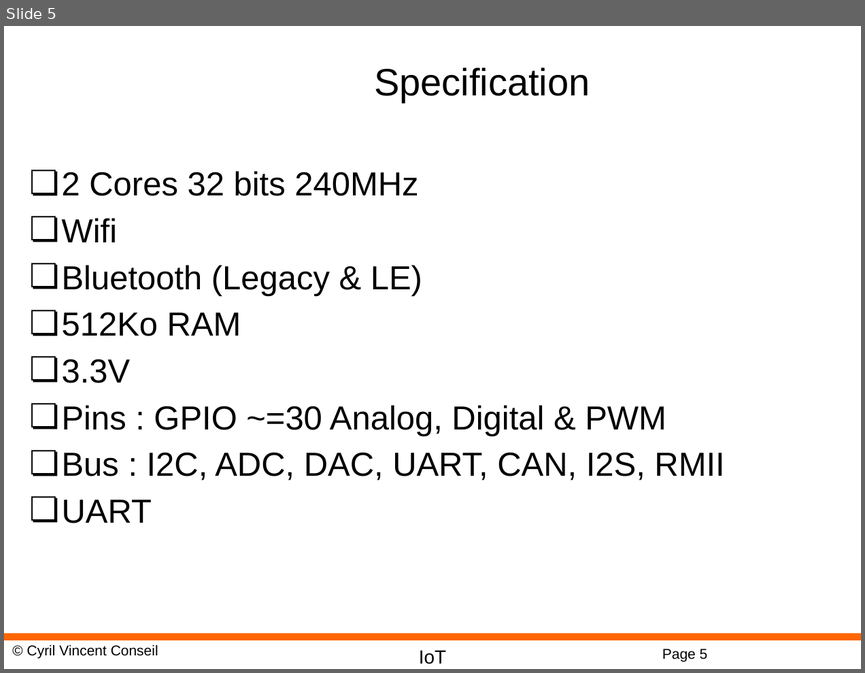
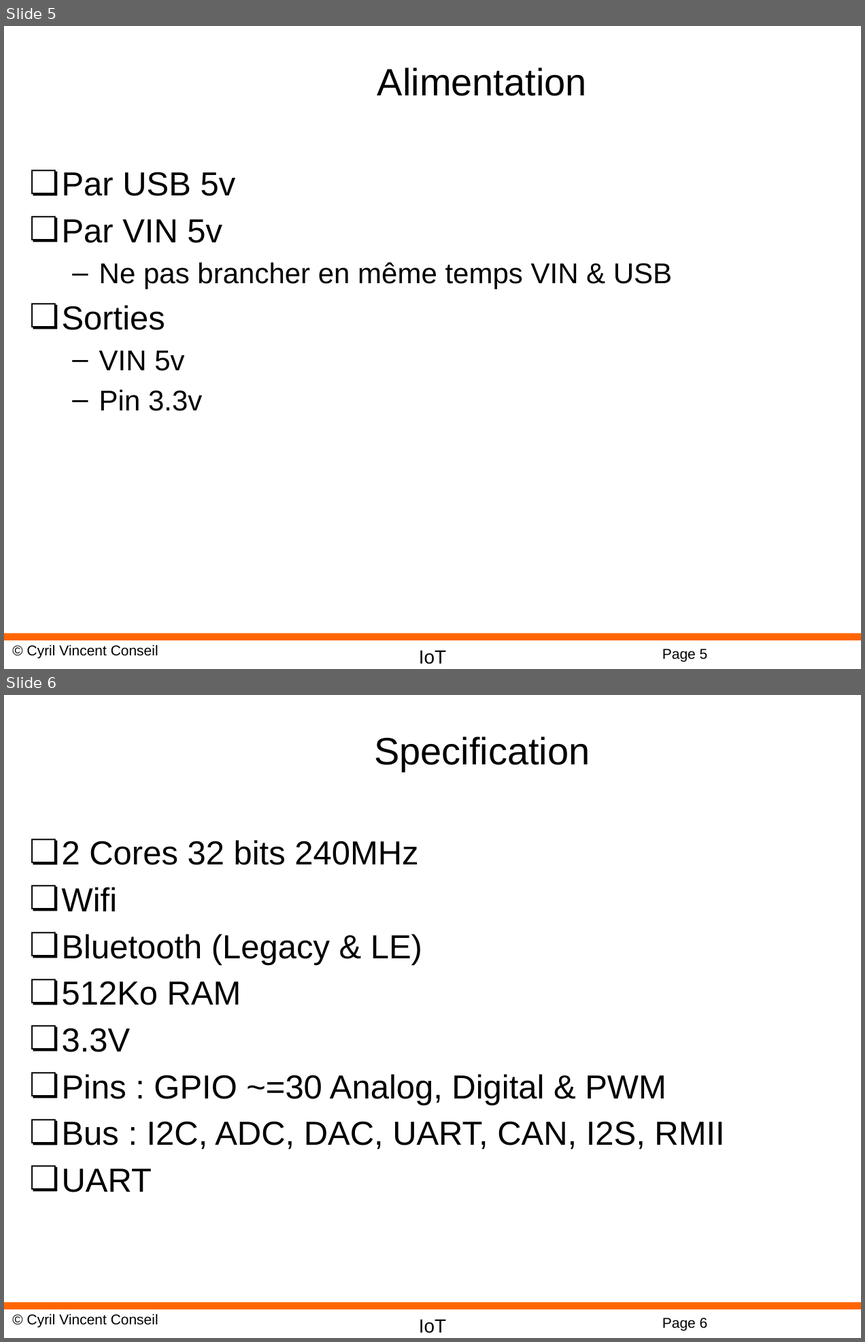
Before and after one commit to cyrilvincent/IoT, a slide deck: ppt/IoT17-ESP32.pptx. Shown one above the other, each under a label of ours: slide 5 before the commit, slides 5 and 6 after it. The pictures are 865x673 and 865x1342 pixels, drawn with LibreOffice and Linux fonts; fonts in the diff are those of the drawing; background and template pictures are left out. Boxes give left, top, right and bottom in pixels: in the first picture for what was removed or moved away, otherwise in the second. Text is boxed around its words. In the diff, an @@ line names an element or a change of style, - is before the commit and + after.

```diff
--- a/ppt/IoT17-ESP32.pptx
+++ b/ppt/IoT17-ESP32.pptx
@@ slide 5 added at box(4, 26, 861, 669), background #FFFFFF; not listed: 4 template elements that a slide beside it also shows @@
@@ title added at box(377, 67, 587, 96), 32 pt, text #000000 @@
+Alimentation
@@ text added at box(62, 172, 672, 411), 24 pt, text #000000 @@
+❏ Par USB 5v
+❏ Par VIN 5v
+  – Ne pas brancher en même temps VIN & USB
+❏ Sorties
+  – VIN 5v
+  – Pin 3.3v
@@ what was slide 5 is now slide 6 @@
@@ page number at box(662, 1317, 708, 1330): text changed @@
-Page 5
+Page 6
```
Also in this commit, not shown: 5 other files.
